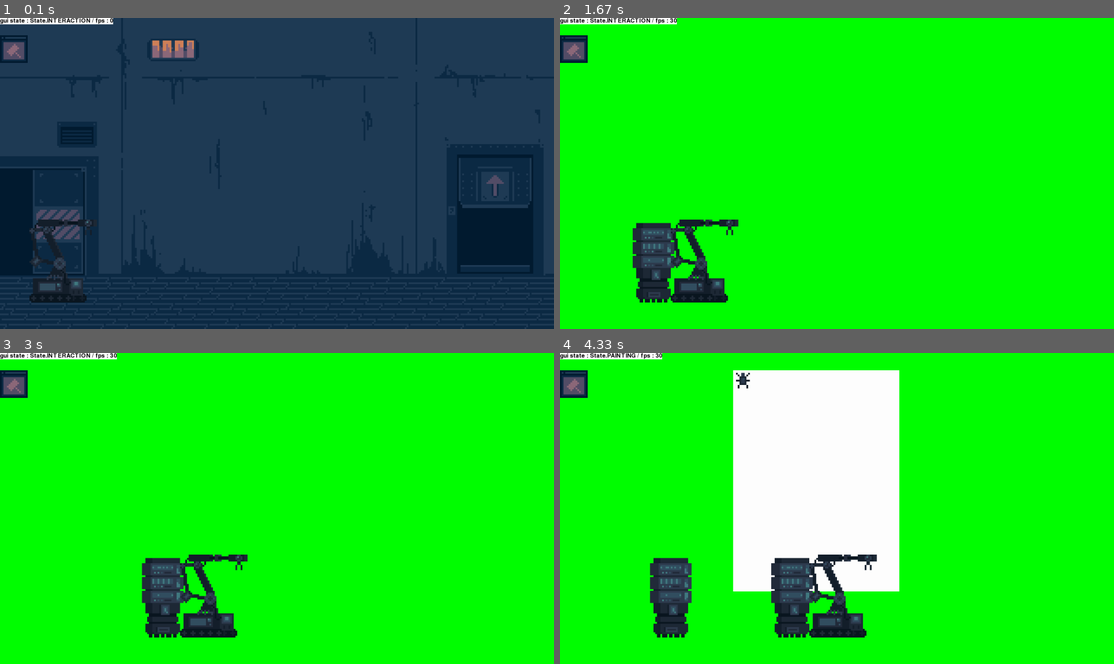
Above: before the commit, frames 1-4 (two rows, left to right).
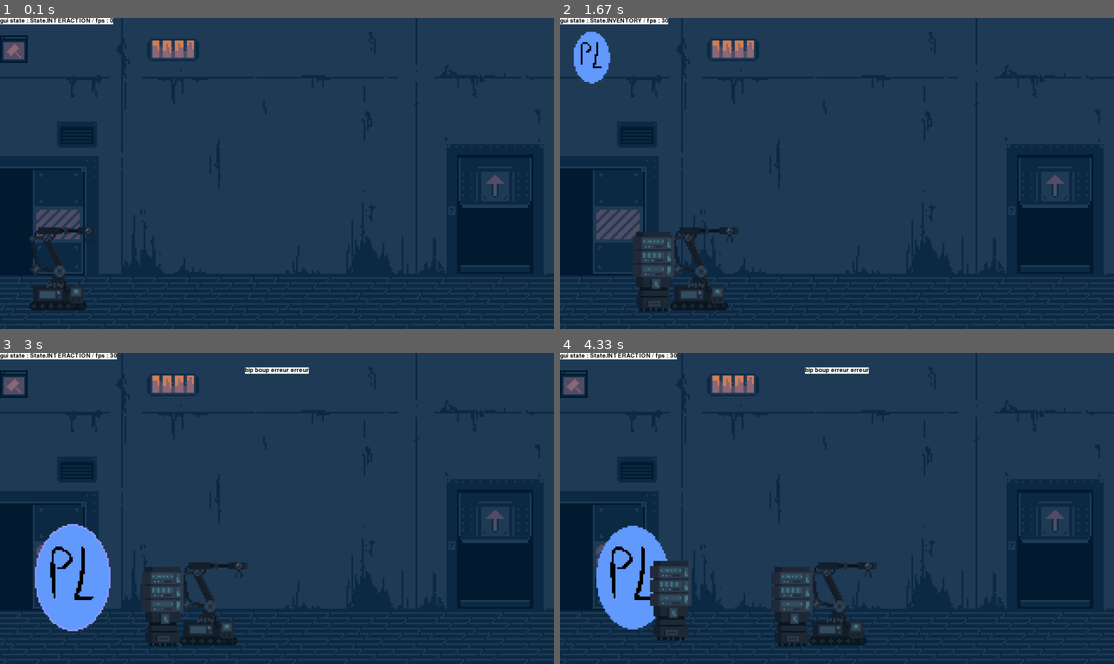
Above: after the commit, the same moments.

Repository: PouchyCorp/TrophNSI
Game: pygame game, started from sources/main.py
The game is run twice, just before and just after one commit, with the same random seed, the same clock (stepped at 60 frames per second) and the same inputs.
Inputs (mouse positions are in pixels of both pictures, inside the frame that each line leads up to):
- Up to frame 1 (0.1 s): no input
- Up to frame 2 (1.67 s): hold Up 0.33-0.8 s; move the mouse to (814, 189) at 0.37 s; hold Left 0.83-1.37 s; tap Space at 0.9, 1.2, 1.47 s; tap B at 0.98 s; hold Down from 1.4 s (still down)
- Up to frame 3 (3 s): release Down at 1.7 s; click (33, 393) at 1.78 s; click (38, 576) at 2.12 s; click (72, 576) at 2.45 s
- Up to frame 4 (4.33 s): hold Up 3.17-3.53 s; tap Space at 3.23, 3.63 s; tap B at 3.32 s; hold Down 3.57-3.93 s; move the mouse to (903, 536) at 3.97 s; click (903, 536) at 4.02 s; hold Left from 4.3 s (still down)

The runs differ from the first frame. In frame 1, 1.2% of the frame differs, in the area x 5-17%, y 64-95%; in frame 2, 98%, in the area x 0-100%, y 0-100%; in frame 3, 97%; in frame 4, 96%.

Commit message:
bots & perspective

Diff:
--- a/sources/main.py
+++ b/sources/main.py
@@ -9,7 +9,7 @@
 CLOCK = pg.time.Clock()
 
 import objects.sprite as sprite
-from room_config import R0, R1, R2, R3, P
+from room_config import R0, R1, R2, R3
 from objects.popup import Popup
 from objects.placeable import Placeable
 from objects.inventory import Inventory
@@ -54,7 +54,7 @@
 popups : list[Popup] = []
 
 #test hivemind
-hivemind = Hivemind(60,1800)
+hivemind = Hivemind(60,1200)
 hivemind.add_bot()
 
 inventory : Inventory = Inventory()
@@ -100,25 +100,30 @@
                             gui_state = State.INTERACTION
 
                     case pg.K_UP:
-                        if current_room != P:
+                        try:
+                            #exit painting mode
+                            if current_room == R0:
+                                gui_state = State.INTERACTION
+
                             current_room = eval('R'+str(current_room.num+1))
+                        except:
+                            popups.append(Popup("you can't go up anymore"))
 
                     case pg.K_DOWN:
-                        if current_room != P and current_room != R0:
+                        try:
                             current_room = eval('R'+str(current_room.num-1))
 
+                            #enter painting mode
+                            if current_room == R0:
+                                gui_state = State.PAINTING
+                        except:
+                            popups.append(Popup("you can't go down anymore"))
+
                     case pg.K_LEFT:
-                        gui_state = State.PAINTING
-                        former_room = current_room
-                        current_room = P
+
                         test_painting = Painting()
                         from random import randint, choice
                         ch = Chip([[choice([("#"+str(randint(0,9))+str(randint(0,9))+str(randint(0,9))+str(randint(0,9))+str(randint(0,9))+str(randint(0,9))),""]) for k in range(randint(3,9))] for k in range(randint(5,7))])
-
-                    case pg.K_RIGHT:
-                        if current_room == P:
-                            current_room = former_room
-                            gui_state = State.INTERACTION
 
                     case pg.K_b:
                         hivemind.add_bot()
@@ -184,11 +189,11 @@
             build_mode.show_room_holograms(WIN, current_room)
 
         if gui_state is State.PAINTING:
-            test_painting.draw(WIN)
-            ch.draw(WIN)
-
-        #temporary test
-        #WIN.blit(sprite.ROUNDED_WINDOW_TEST, (500, 500))
+            try:
+                test_painting.draw(WIN)
+                ch.draw(WIN)
+            except:
+                pass
 
         hivemind.order_bots()
         hivemind.update_bot_orders()
--- a/sources/objects/bot.py
+++ b/sources/objects/bot.py
@@ -1,7 +1,7 @@
 from enum import Enum, auto
 from coord import Coord
 from pygame import Surface
-from random import choice
+from random import choice, randint
 import sprite
 
 class Bot_states(Enum):
@@ -31,7 +31,7 @@
             print("can't add another bot")
             return
         else:
-            self.bots[0] = Bot(Coord(1, (self.line_start,700)))
+            self.bots[0] = Bot(Coord(1, (self.line_start,700+randint(-50,50))))
 
     def free_last_bot(self):
         self.bots[-1] = "empty"
@@ -44,24 +44,44 @@
         #print(self.bots)
         for i in range(len(self.bots)-1):
             if type(self.bots[i]) == Bot and type(self.bots[i+1]) != Bot:
-                print(f"moving bot to {self.x_lookup_table[i+1]}")
-                self.queued_bot_movement[self.bots[i]] = self.x_lookup_table[i+1]
+                #print(f"moving bot to {self.x_lookup_table[i+1]}")
+                self.queued_bot_movement[self.bots[i]] = self.x_lookup_table[i+1]+randint(-100,100)
                 self.bots[i], self.bots[i+1] = self.bots[i+1], self.bots[i]
 
     def draw(self, win : Surface):
-        for bot in self.bots:
-            if type(bot) == Bot:
-                bot.draw(win)
+        #list of background bots
+        list_of_bots = [bot for bot in self.bots if type(bot) == Bot]
+        sorted_bots = self.sorted_bot_by_y(list_of_bots)
+
+        #draw bots in background first
+        for bot in sorted_bots:
+            bot.draw(win)
+
+    def sorted_bot_by_y(self, bots : list):
+        sorted_bots : list[Bot] = bots
+        for k in range(len(sorted_bots)):
+            val = sorted_bots[k].coord.y
+
+            for i in range(k,len(sorted_bots)):
+                if sorted_bots[i].coord.y < val:
+                    val = sorted_bots[i].coord.y
+                    sorted_bots[k], sorted_bots[i] = sorted_bots[i], sorted_bots[k]
+
+        return sorted_bots
 
 class Bot:
-    def __init__(self, coord) -> None:
+    def __init__(self, coord : Coord) -> None:
         self.coord = coord
         self.coord.xy = self.coord.get_pixel_perfect()
         self.state = Bot_states.WAIT_INLINE
         self.__move_cntr = 0
         self.move_dir = "RIGHT"
         self.sprite = choice([sprite.P4,sprite.P5])
-        pass
+
+        if self.coord.y < 700:
+            self.background = True
+        else:
+            self.background = False
 
     def logic(self, other_bots_inline, current_room):
         '''finite state machine (FSM) implementation for bot ai'''
--- a/sources/room_config.py
+++ b/sources/room_config.py
@@ -5,7 +5,7 @@
 from pygame import Surface,image,transform
 
 #R0
-R0 = Room(0,sprite.BG1)
+R0 = Room(0,sprite.BG2)
 canva = Placeable('canva', Coord(1,(1200,50)), Surface((700,1000)))
 
 #R1
@@ -30,7 +30,3 @@
 
 #R3
 R3 = Room(3,sprite.BG1)
-
-
-#P
-P = Room(666, sprite.BG2)
